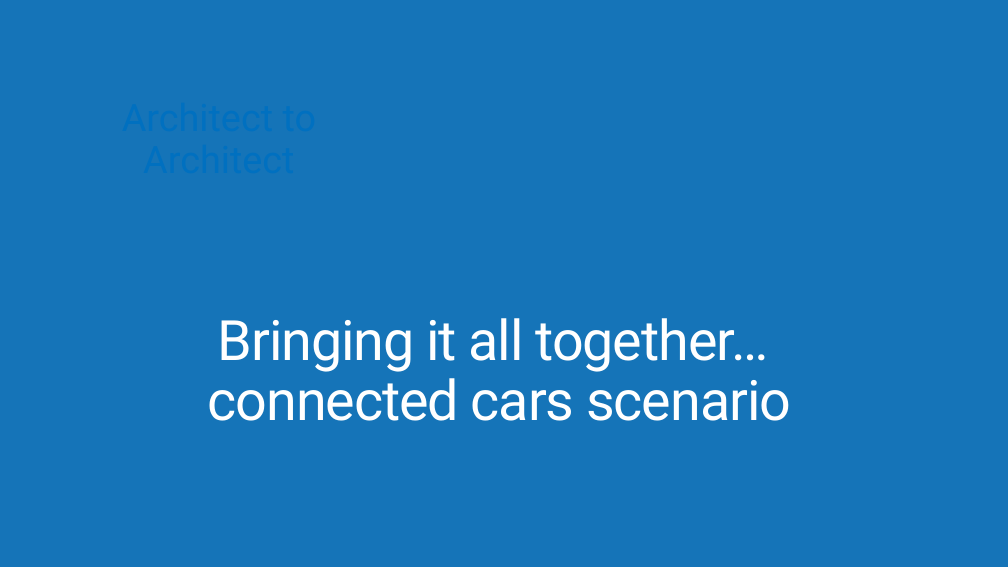
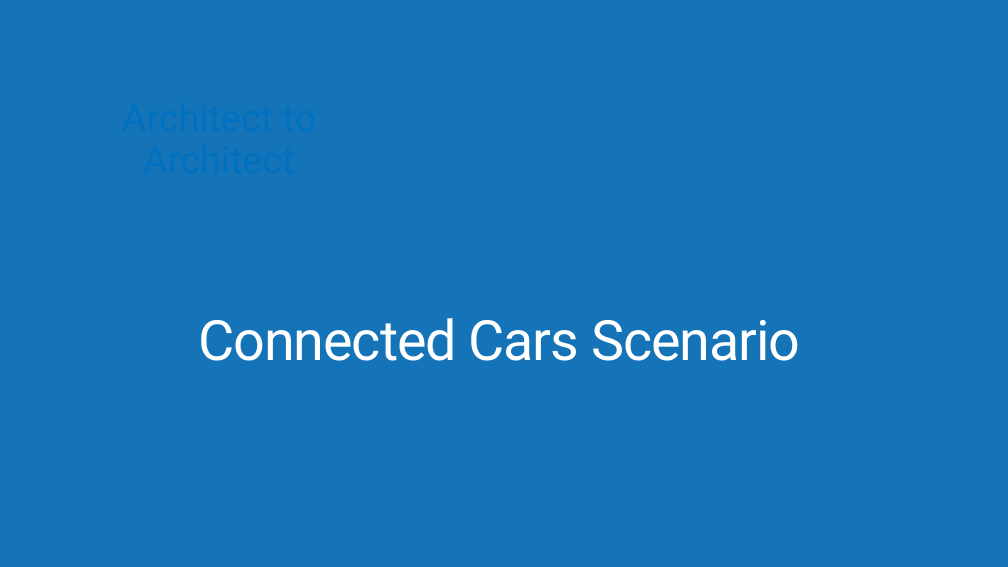
Before and after one commit to AzureCAT-GSI/Big-Data, a slide deck: slide 12 of Architecting Big Data Solutions.pptx (slide 20 before the commit). Drawn at 1008x567 pixels with LibreOffice and Linux fonts; fonts in the diff are those of the drawing; background and template pictures are left out. Boxes give left, top, right and bottom in pixels: in the first picture for what was removed or moved away, otherwise in the second. Text is boxed around its words. In the diff, an @@ line names an element or a change of style, - is before the commit and + after.

```diff
--- a/Architecting Big Data Solutions.pptx
+++ b/Architecting Big Data Solutions.pptx
@@ title at [198, 318, 800, 361]: text changed @@
-Bringing it all together…
-connected cars scenario
+Connected Cars Scenario
```
Also in this commit, not shown: 11 other slides changed, 1 slide added, 4 slides removed.
